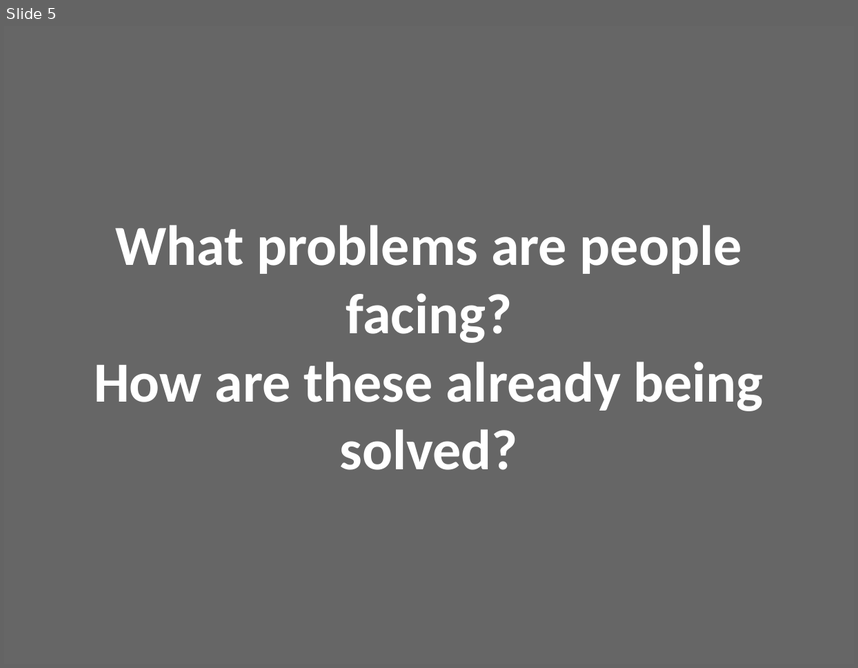
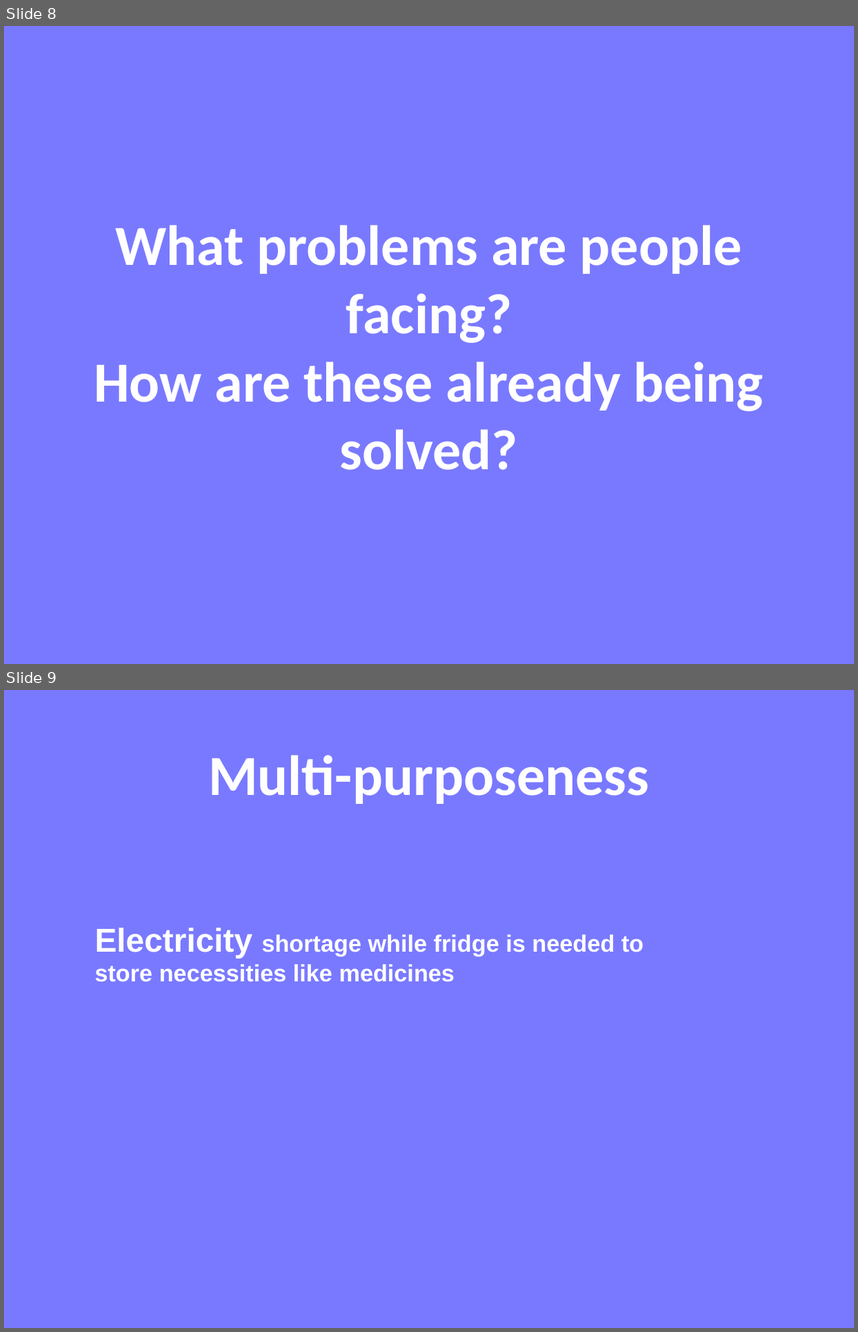
Before and after one commit to invent2017/Administrators_Project, a slide deck: Project_Ice.pptx. Shown one above the other, each under a label of ours: slide 5 before the commit, slides 8 and 9 after it. The pictures are 858x668 and 858x1332 pixels, drawn with LibreOffice and Linux fonts; fonts in the diff are those of the drawing. Boxes give left, top, right and bottom in pixels: in the first picture for what was removed or moved away, otherwise in the second. Text is boxed around its words. In the diff, an @@ line names an element or a change of style, - is before the commit and + after.

```diff
--- a/Project_Ice.pptx
+++ b/Project_Ice.pptx
@@ slide 9 added at <box>4,690,854,1328</box>, background #7979FF @@
@@ title added at <box>208,755,649,804</box>, 48 pt, text #FFFFFF, bold @@
+Multi-purposeness
@@ text added at <box>95,927,644,982</box>, 20 pt, text #FFFFFF, bold @@
+Electricity shortage while fridge is needed to store necessities like medicines
@@ rectangle added at <box>87,1024,668,1099</box>, fill #7979FF, outline #7979FF 2 pt @@
@@ rectangle added at <box>87,1130,668,1205</box>, fill #7979FF, outline #7979FF 2 pt @@
@@ what was slide 5 is now slide 8 @@
@@ slide 8 changed as well @@
@@ background #666666 to #7979FF @@
```
Also in this commit, not shown: 8 other slides changed, 7 other slides added.
